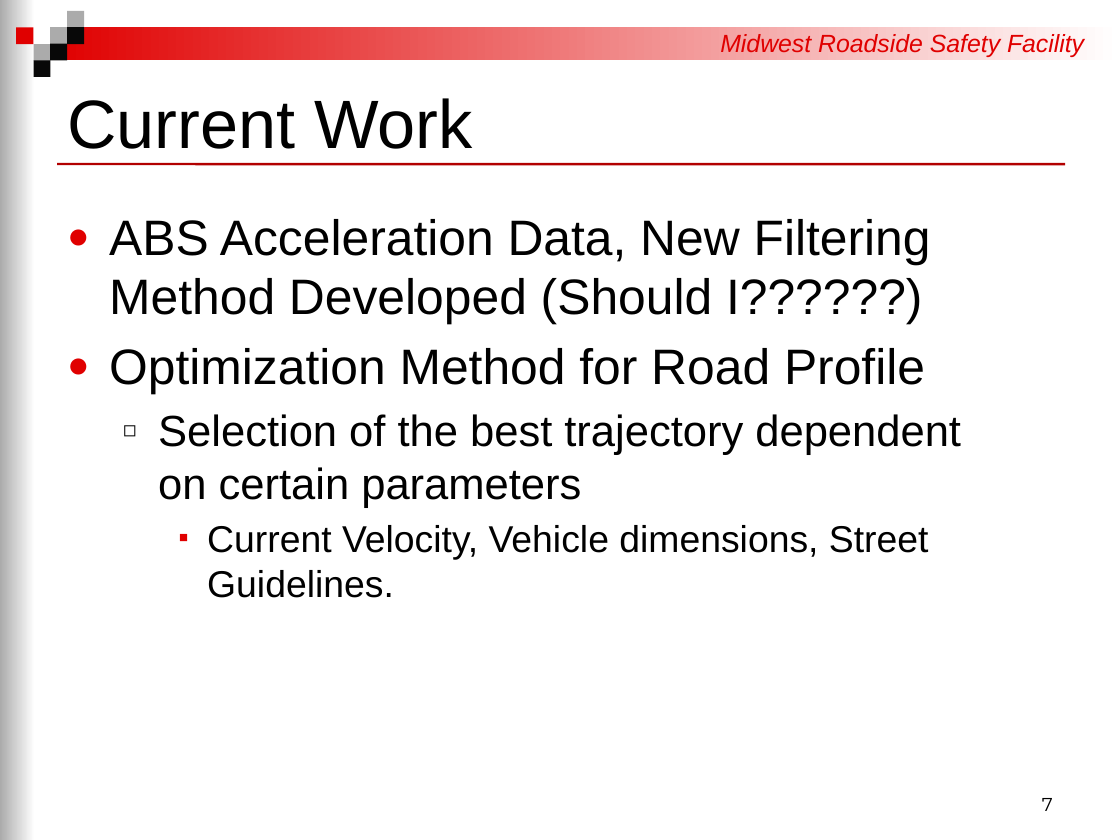
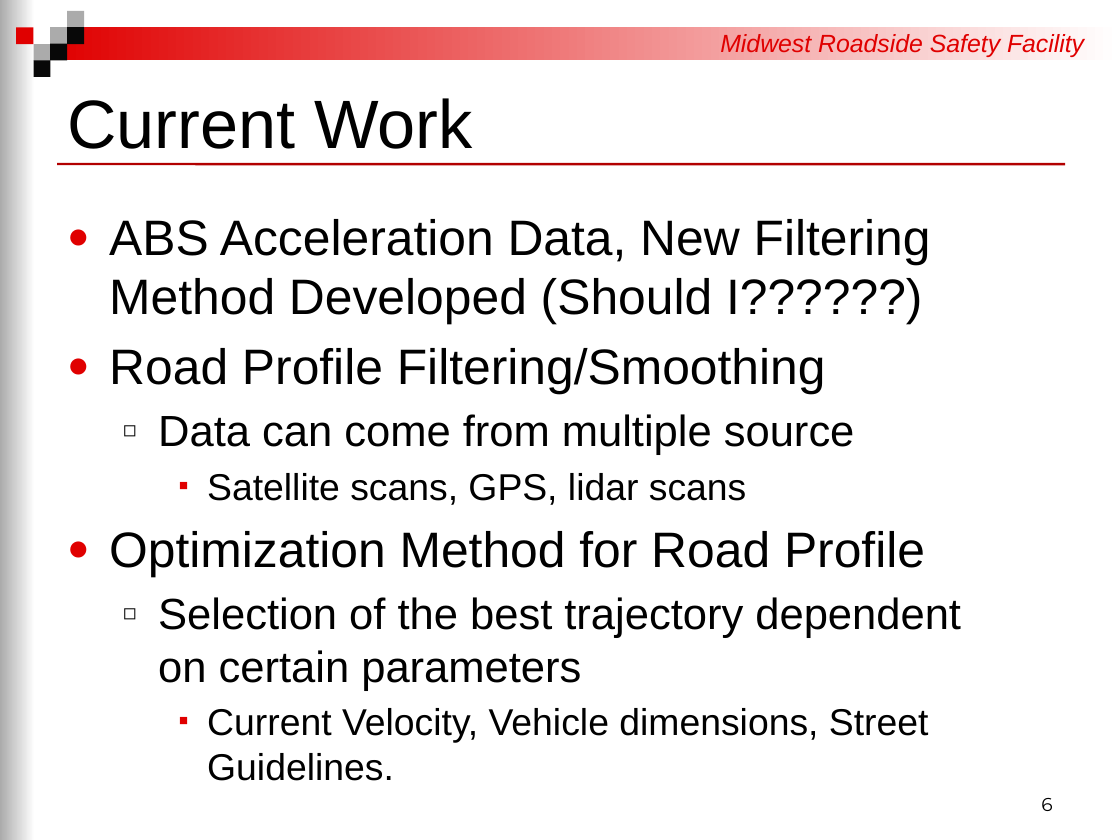
Before and after one commit to RickJacome/CurriculumVitae, a slide deck: slide 6 of files/Doctoral Stuff/Basic Research.pptx (slide 7 before the commit). Drawn at 1120x840 pixels with LibreOffice and Linux fonts; fonts in the diff are those of the drawing; background and template pictures are left out. Boxes give left, top, right and bottom in pixels: in the first picture for what was removed or moved away, otherwise in the second. Text is boxed around its words. In the diff, an @@ line names an element or a change of style, - is before the commit and + after.

```diff
--- a/files/Doctoral Stuff/Basic Research.pptx
+++ b/files/Doctoral Stuff/Basic Research.pptx
@@ text at (109, 348, 855, 505): paragraphs added @@
+● Road Profile Filtering/Smoothing
+  ◻ Data can come from multiple source
+    ■ Satellite scans, GPS, lidar scans
@@ page number at (1041, 798, 1052, 811): text changed @@
-7
+6
```
Also in this commit, not shown: 3 other slides changed, 3 slides added, 2 slides removed.
